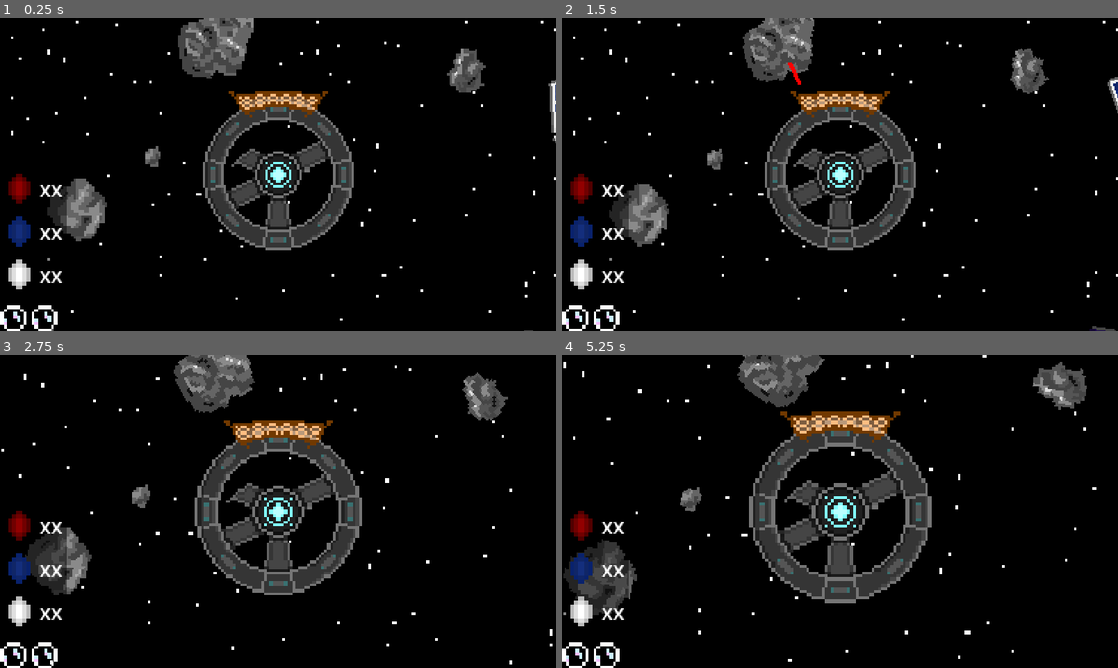
Above: before the commit, frames 1-4 (two rows, left to right).
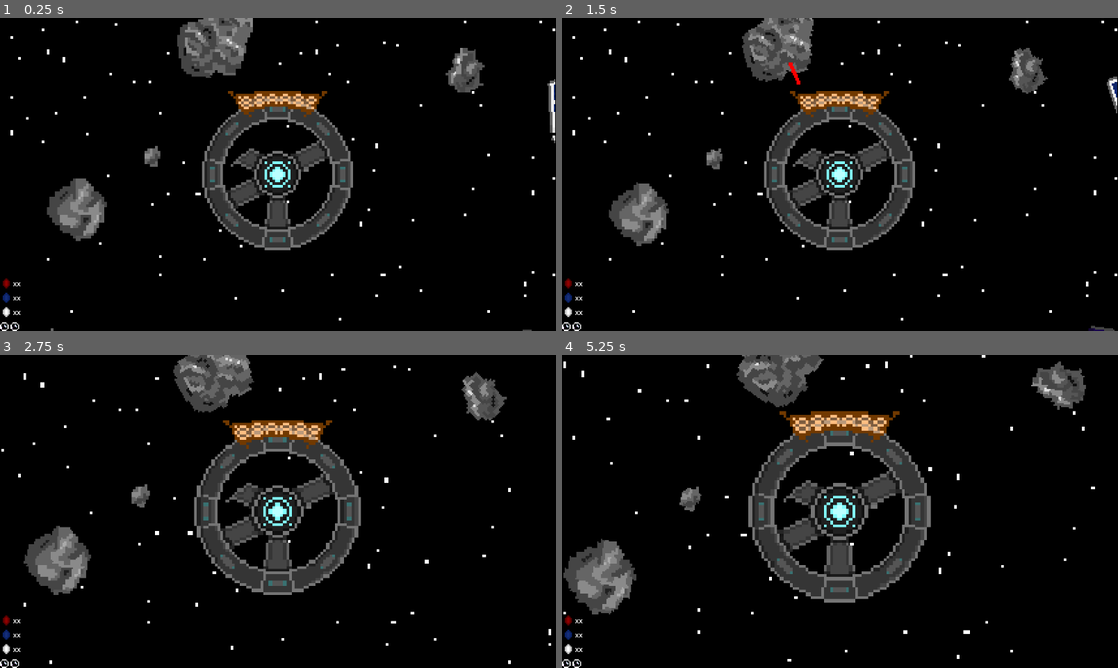
Above: after the commit, the same moments.

Repository: Three-s-A-Crowd-Games/Bubblekinesis
Game: Godot game, scene res://resources/main.tscn
The game is run twice, just before and just after one commit, with the same random seed, the same clock (stepped at 60 frames per second) and the same inputs.
Inputs (mouse positions are in pixels of both pictures, inside the frame that each line leads up to):
- Up to frame 1 (0.25 s): no input
- Up to frame 2 (1.5 s): drag from (639, 208) to (840, 174) at 0.52 s; drag from (778, 39) to (840, 174) at 1.27 s
- Up to frame 3 (2.75 s): move the mouse to (155, 495) at 2.02 s; tap Mouse wheel up (zoom_in) at 2.1 s; click (155, 495) at 2.17 s
- Up to frame 4 (5.25 s): drag from (1045, 395) to (840, 511) at 2.77 s; move the mouse to (1006, 558) at 3.52 s; hold Middle mouse button (cam_drag) 3.53-4.25 s; click (1006, 558) at 3.67 s; drag from (673, 464) to (840, 511) at 4.27 s; move the mouse to (867, 511) at 5.02 s; tap Mouse wheel up (zoom_in) at 5.1 s; click (867, 511) at 5.17 s

The runs differ from the first frame. In frame 1, 4.5% of the frame differs, in the area x 0-100%, y 0-100%; in frame 2, 4.5%; in frame 3, 5.1%; in frame 4, 5.7%, in the area x 0-97%, y 0-100%.

Commit message:
Fun UI Scaling

Diff:
--- a/project.godot
+++ b/project.godot
@@ -25,7 +25,6 @@
 window/size/viewport_height=720
 window/stretch/mode="viewport"
 window/stretch/aspect="keep_width"
-window/stretch/scale=3.0
 window/stretch/scale_mode="integer"
 
 [file_customization]
--- a/resources/components/bubbleable.tscn
+++ b/resources/components/bubbleable.tscn
@@ -130,4 +130,3 @@
 [node name="RemoteTransform2D" type="RemoteTransform2D" parent="."]
 remote_path = NodePath("../AnimatedSprite2D")
 update_rotation = false
-update_scale = false
--- a/resources/main.tscn
+++ b/resources/main.tscn
@@ -38,36 +38,49 @@
 shader_parameter/RED_TEXTURE = SubResource("GradientTexture2D_twof7")
 shader_parameter/NOISE_TEX = SubResource("NoiseTexture2D_6hwu0")
 
-[node name="Main" type="Node2D"]
+[node name="Bubblekinetics" type="Node2D"]
+
+[node name="SubViewportContainer" type="SubViewportContainer" parent="."]
+offset_right = 1280.0
+offset_bottom = 720.0
+scale = Vector2(3, 3)
+
+[node name="SubViewport" type="SubViewport" parent="SubViewportContainer"]
+handle_input_locally = false
+canvas_item_default_texture_filter = 0
+size = Vector2i(426, 240)
+render_target_update_mode = 4
+
+[node name="Main" type="Node2D" parent="SubViewportContainer/SubViewport"]
 script = ExtResource("1_1f5gh")
 
-[node name="SpaceStation" parent="." instance=ExtResource("1_s40s2")]
+[node name="SpaceStation" parent="SubViewportContainer/SubViewport/Main" instance=ExtResource("1_s40s2")]
 
-[node name="PlayerCam" parent="." instance=ExtResource("2_5o1tk")]
+[node name="PlayerCam" parent="SubViewportContainer/SubViewport/Main" instance=ExtResource("2_5o1tk")]
 
-[node name="PlayArea" type="Area2D" parent="."]
+[node name="PlayArea" type="Area2D" parent="SubViewportContainer/SubViewport/Main"]
 
-[node name="CollisionShape2D" type="CollisionShape2D" parent="PlayArea"]
+[node name="CollisionShape2D" type="CollisionShape2D" parent="SubViewportContainer/SubViewport/Main/PlayArea"]
 shape = SubResource("RectangleShape2D_cpokk")
 
-[node name="NextArea" type="Area2D" parent="."]
+[node name="NextArea" type="Area2D" parent="SubViewportContainer/SubViewport/Main"]
 
-[node name="CollisionShape2D" type="CollisionShape2D" parent="NextArea"]
+[node name="CollisionShape2D" type="CollisionShape2D" parent="SubViewportContainer/SubViewport/Main/NextArea"]
 shape = SubResource("RectangleShape2D_pwvis")
 
-[node name="Spobjects" type="Node2D" parent="."]
+[node name="Spobjects" type="Node2D" parent="SubViewportContainer/SubViewport/Main"]
 
-[node name="Sprite2D" type="Sprite2D" parent="."]
+[node name="Sprite2D" type="Sprite2D" parent="SubViewportContainer/SubViewport/Main"]
 visible = false
 texture = SubResource("ImageTexture_6tsv4")
 
-[node name="Parallax2D" type="Parallax2D" parent="."]
+[node name="Parallax2D" type="Parallax2D" parent="SubViewportContainer/SubViewport/Main"]
 scroll_scale = Vector2(0.5, 0.5)
 
-[node name="Sprite2D" type="Sprite2D" parent="Parallax2D"]
+[node name="Sprite2D" type="Sprite2D" parent="SubViewportContainer/SubViewport/Main/Parallax2D"]
 z_index = -50
 
-[node name="Fog" type="ColorRect" parent="."]
+[node name="Fog" type="ColorRect" parent="SubViewportContainer/SubViewport/Main"]
 z_index = 50
 material = SubResource("ShaderMaterial_68spk")
 anchors_preset = 8
@@ -83,13 +96,14 @@
 grow_vertical = 2
 mouse_filter = 2
 
-[node name="BubbleGenerator" type="Node2D" parent="."]
+[node name="BubbleGenerator" type="Node2D" parent="SubViewportContainer/SubViewport/Main"]
 z_index = 200
 script = ExtResource("4_krwtq")
 
 [node name="UI" type="CanvasLayer" parent="."]
 
 [node name="Hud" parent="UI" instance=ExtResource("6_yrvyg")]
+mouse_filter = 2
 
-[connection signal="body_exited" from="PlayArea" to="." method="_on_play_area_body_exited"]
-[connection signal="body_exited" from="NextArea" to="." method="_on_next_area_body_exited"]
+[connection signal="body_exited" from="SubViewportContainer/SubViewport/Main/PlayArea" to="SubViewportContainer/SubViewport/Main" method="_on_play_area_body_exited"]
+[connection signal="body_exited" from="SubViewportContainer/SubViewport/Main/NextArea" to="SubViewportContainer/SubViewport/Main" method="_on_next_area_body_exited"]
